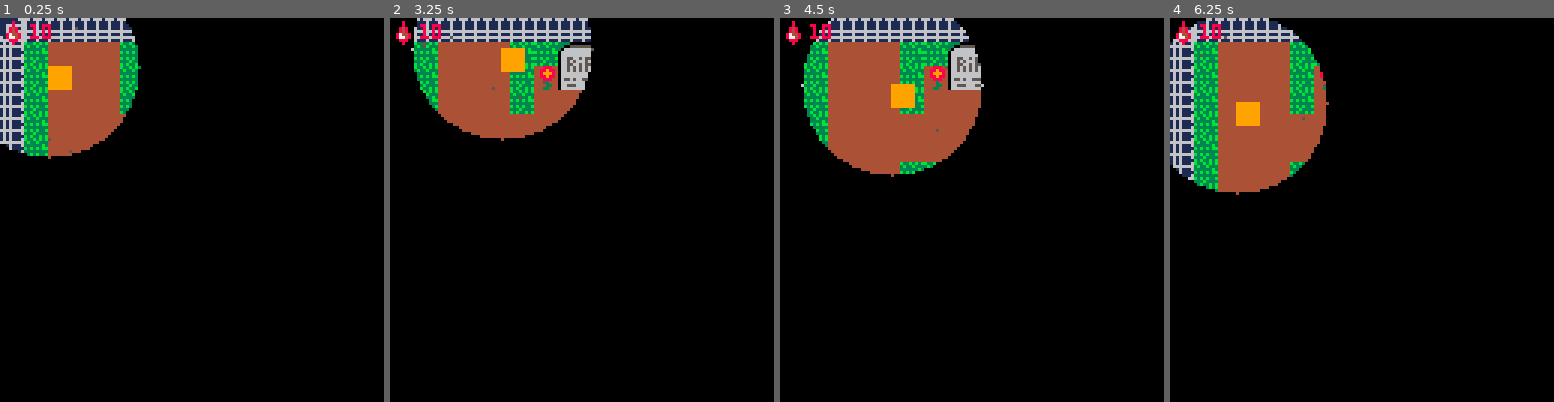
Above: before the commit, frames 1-4 (left to right).
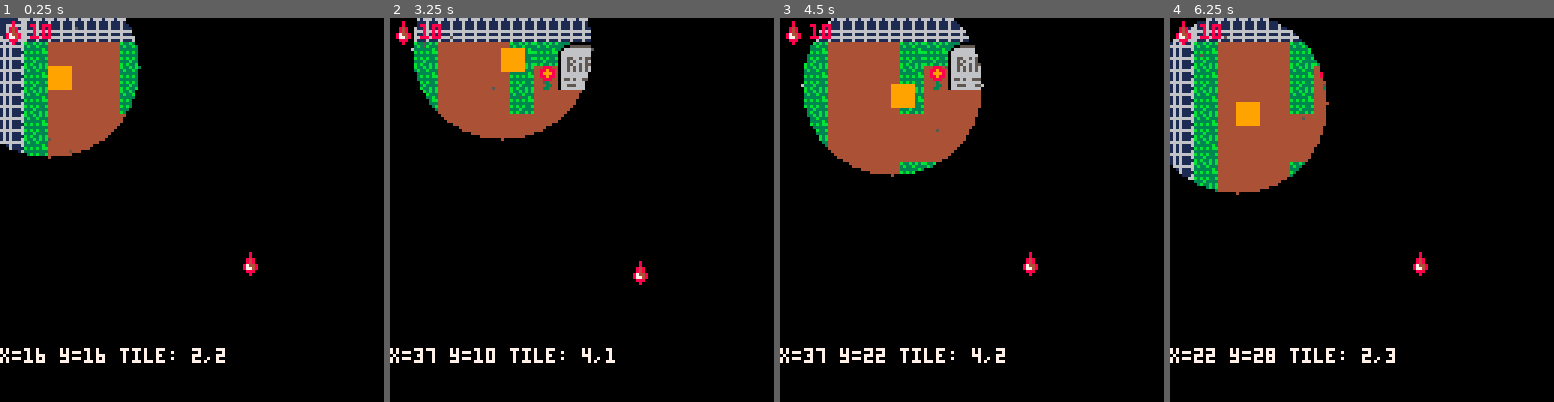
Above: after the commit, the same moments.

Repository: CarlaTabet/BitsAndBytes
Game: PICO-8 cartridge game.p8
Same seed, same stepped clock (60 frames per second), same inputs: the game is played once before the commit and once after it.
Inputs:
- Up to frame 1 (0.25 s): no input
- Up to frame 2 (3.25 s): hold Right 1.6-2.1 s; hold Up 2.15-2.42 s; hold Right 2.47-3.03 s; hold Left from 3.08 s (still down)
- Up to frame 3 (4.5 s): release Left at 3.58 s; hold Down 3.63-3.97 s; hold Right from 4.02 s (still down)
- Up to frame 4 (6.25 s): release Right at 4.68 s; hold Up 4.73-5.03 s; hold Left 5.08-5.68 s; hold Down 5.73-6.03 s; hold Right from 6.08 s (still down)

The runs differ from the first frame. In frame 1, 0.9% of the frame differs, in the area x 0-68%, y 60-90%; in frame 2, 0.9%; in frame 3, 0.9%; in frame 4, 1.0%.

Commit message:
trying to work on spawning collectible blood drops

Diff:
--- a/game.p8
+++ b/game.p8
@@ -23,6 +23,20 @@
     }
 }
 
+blood_drops = {}
+
+function spawn_blood_drop(x, y)
+    add(blood_drops, {
+        x = x,
+        y = y,
+        base_y = y,    -- original position
+        float_offset = 0,
+        float_speed = 0.05,
+        collected = false
+    })
+end
+
+
 function _init()
     current_room = "graveyard"
 
@@ -35,11 +49,22 @@
 
     blood = 10
 
+    spawn_blood_drop(80, 80)
 end
 
 function _update()
     player_update()
     room_change()
+    for drop in all(blood_drops) do
+    -- Animate float
+    drop.float_offset = sin(time() + drop.x) * 2
+    -- Check for player overlap
+    if not drop.collected and abs(player.x - drop.x) < 8 and abs(player.y - drop.y) < 8 then
+        drop.collected = true
+        player_collect_blood()
+    end
+end
+
 end
 
 function _draw()
@@ -65,6 +90,16 @@
     camera()
     spr(60, 1, 1)
     print(blood, 10, 2, 8)
+
+    print("x="..player.x.." y="..player.y.." tile: "..flr(player.x/8)..","..flr(player.y/8), 0, 110, 7)
+
+    for drop in all(blood_drops) do
+        if not drop.collected then
+            local draw_x = drop.x
+            local draw_y = drop.base_y + drop.float_offset
+            spr(60, draw_x, draw_y)
+        end
+    end
 end
 
 
